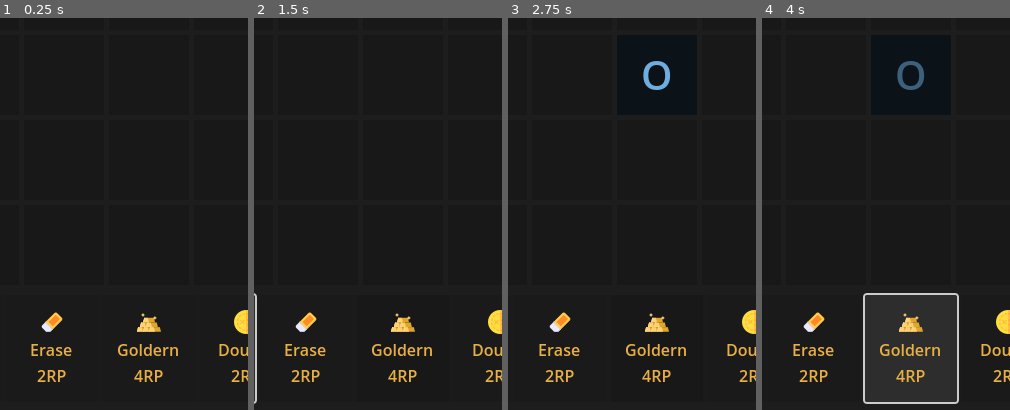
Above: before the commit, frames 1-4 (left to right).
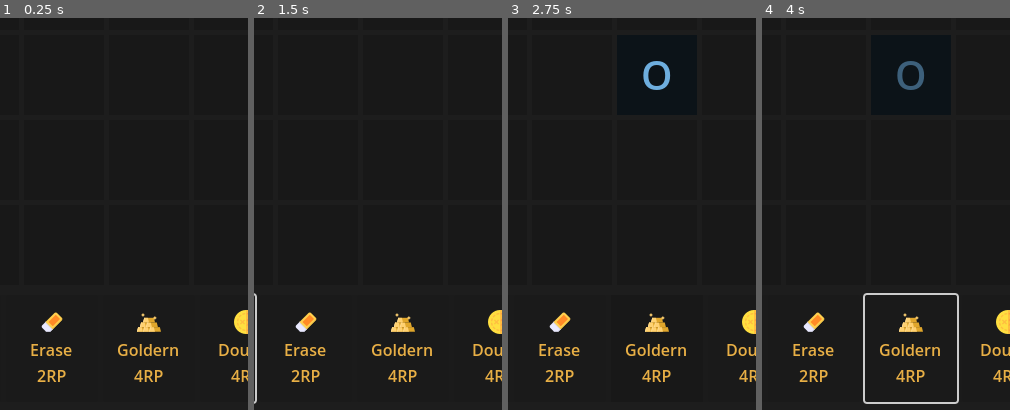
Above: after the commit, the same moments.

Repository: ndikabunder/tic-tac-toe-power-up
Game: Godot game, scene res://game_screen.tscn
The game is run twice, just before and just after one commit, with the same random seed, the same clock (stepped at 60 frames per second) and the same inputs.
Inputs (mouse positions are % of the whole screen's width and height, from its top left):
- Up to frame 1 (0.25 s): no input
- Up to frame 2 (1.5 s): click (16, 36) at 0.5 s; click (11, 92) at 1.27 s
- Up to frame 3 (2.75 s): click "X" at 2 s
- Up to frame 4 (4 s): click (33, 36) at 2.75 s; click (50, 92) at 3.52 s
The pictures show only the part of the screen within x 20-70%, y 50-100%; the shares and areas given below are measured in that part.

The runs differ from the first frame. In frame 1, less than 0.1% of the frame differs, in the area x 93-97%, y 89-93%; in frame 2, less than 0.1%; in frame 3, less than 0.1%; in frame 4, less than 0.1%.

Commit message:
Penentuan pemenang menggunakan RP

Diff:
--- a/game_screen.gd
+++ b/game_screen.gd
@@ -146,10 +146,7 @@
 
 # Fungsi ini sekarang jauh lebih bersih, hanya sebagai "router"
 func _on_cell_pressed(index):
-	# --- Pengecekan Bot ---
-	if is_bot_thinking or (is_bot_active and current_turn == Player.O):
-		return  # Jangan lakukan apa-apa jika bot sedang mikir atau giliran bot
-	# ---------------------------
+	# Pengecekan input sekarang ditangani dengan menonaktifkan tombol di update_ui()
 
 	# 1. Cek Shield dulu (prioritas tertinggi)
 	if index == shielded_cell:
@@ -301,7 +298,13 @@
 	if check_for_win():
 		end_game(current_turn)
 	elif not "" in board_state:
-		end_game(null)  # null = Seri
+		# Papan penuh, tentukan pemenang berdasarkan RP
+		if player_rp[Player.X] > player_rp[Player.O]:
+			end_game(Player.X, true) # Player X menang via RP
+		elif player_rp[Player.O] > player_rp[Player.X]:
+			end_game(Player.O, true) # Player O menang via RP
+		else:
+			end_game(null) # RP sama, hasil tetap seri
 	else:
 		switch_turn()
 
@@ -379,14 +382,17 @@
 
 
 # Mengakhiri permainan
-func end_game(winner_player):  # Menggunakan enum Player, 'null' jika seri
+func end_game(winner_player, win_by_rp = false):  # Menggunakan enum Player, 'null' jika seri
 	game_active = false
 	win_screen.visible = true
 
 	if winner_player == null:
 		win_label.text = "PERMAINAN SERI!"
 	else:
-		win_label.text = "PLAYER " + get_player_symbol_str(winner_player) + " MENANG!"
+		var win_text = "PLAYER " + get_player_symbol_str(winner_player) + " MENANG!"
+		if win_by_rp:
+			win_text = "PLAYER " + get_player_symbol_str(winner_player) + " MENANG!\n(RP Terbanyak)"
+		win_label.text = win_text
 
 
 # Me-reset game ke status awal
@@ -433,10 +439,14 @@
 	player_o_rp_label.text = "RP: " + str(player_rp[Player.O])
 	turn_indicator.text = "Giliran: " + get_player_symbol_str(current_turn)
 
+	# Tentukan apakah pemain bisa berinteraksi
+	var can_player_interact = game_active and not is_bot_thinking and not (is_bot_active and current_turn == Player.O)
+
 	# 2. Update Tampilan Papan (25 Tombol)
 	var cell_index = 0
 	for cell_button in game_board.get_children():
 		if cell_button is Button:
+			cell_button.disabled = not can_player_interact
 			cell_button.text = board_state[cell_index]
 			var symbol = board_state[cell_index]
 			cell_button.text = symbol
@@ -476,11 +486,11 @@
 
 	# 4. Update Tombol Power-Up (menggunakan helper get_current_player_rp)
 	var current_rp = get_current_player_rp()
-	powerup_buttons[PowerUpState.SHIELD].disabled = current_rp < SHIELD_COST
-	powerup_buttons[PowerUpState.ERASE].disabled = current_rp < ERASE_COST
-	powerup_buttons[PowerUpState.GOLDEN].disabled = current_rp < GOLDEN_COST
-	powerup_buttons[PowerUpState.DOUBLE_1].disabled = current_rp < DOUBLE_COST
-	powerup_buttons[PowerUpState.SWAP_1].disabled = current_rp < SWAP_COST
+	powerup_buttons[PowerUpState.SHIELD].disabled = not can_player_interact or current_rp < SHIELD_COST
+	powerup_buttons[PowerUpState.ERASE].disabled = not can_player_interact or current_rp < ERASE_COST
+	powerup_buttons[PowerUpState.GOLDEN].disabled = not can_player_interact or current_rp < GOLDEN_COST
+	powerup_buttons[PowerUpState.DOUBLE_1].disabled = not can_player_interact or current_rp < DOUBLE_COST
+	powerup_buttons[PowerUpState.SWAP_1].disabled = not can_player_interact or current_rp < SWAP_COST
 
 
 # ===================================================================
@@ -504,10 +514,7 @@
 
 
 func _on_powerup_shield_pressed():
-	# --- Pengecekan Bot ---
-	if is_bot_thinking or (is_bot_active and current_turn == Player.O):
-		return
-	# ---------------------------
+	# Pengecekan input sekarang ditangani dengan menonaktifkan tombol di update_ui()
 	if not _can_activate_powerup(PowerUpState.SHIELD):
 		return
 	if get_current_player_rp() < SHIELD_COST:
@@ -518,10 +525,7 @@
 
 
 func _on_powerup_erase_pressed():
-	# --- [DIPERBAIKI] Pengecekan Bot ---
-	if is_bot_thinking or (is_bot_active and current_turn == Player.O):
-		return
-	# ---------------------------
+	# Pengecekan input sekarang ditangani dengan menonaktifkan tombol di update_ui()
 	if not _can_activate_powerup(PowerUpState.ERASE):
 		return
 	if get_current_player_rp() < ERASE_COST:
@@ -532,10 +536,7 @@
 
 
 func _on_powerup_golden_pressed():
-	# --- [DIPERBAIKI] Pengecekan Bot ---
-	if is_bot_thinking or (is_bot_active and current_turn == Player.O):
-		return
-	# ---------------------------
+	# Pengecekan input sekarang ditangani dengan menonaktifkan tombol di update_ui()
 	if not _can_activate_powerup(PowerUpState.GOLDEN):
 		return
 	if get_current_player_rp() < GOLDEN_COST:
@@ -546,10 +547,7 @@
 
 
 func _on_powerup_double_pressed():
-	# --- [DIPERBAIKI] Pengecekan Bot ---
-	if is_bot_thinking or (is_bot_active and current_turn == Player.O):
-		return
-	# ---------------------------
+	# Pengecekan input sekarang ditangani dengan menonaktifkan tombol di update_ui()
 
 	# Logika batal sedikit beda
 	if active_power_up == PowerUpState.DOUBLE_1 or active_power_up == PowerUpState.DOUBLE_2:
@@ -573,10 +571,7 @@
 
 
 func _on_powerup_swap_pressed():
-	# --- [DIPERBAIKI] Pengecekan Bot ---
-	if is_bot_thinking or (is_bot_active and current_turn == Player.O):
-		return
-	# ---------------------------
+	# Pengecekan input sekarang ditangani dengan menonaktifkan tombol di update_ui()
 
 	# Logika batal juga beda
 	if active_power_up == PowerUpState.SWAP_1 or active_power_up == PowerUpState.SWAP_2:
@@ -604,20 +599,11 @@
 
 # Fungsi untuk menonaktifkan/mengaktifkan input pemain
 func _set_board_interactive(is_interactive):
-	# Nonaktifkan semua sel papan
-	for cell_button in game_board.get_children():
-		if cell_button is Button:
-			cell_button.disabled = not is_interactive
-
-	# Nonaktifkan semua tombol power-up
-	# Kita bisa nonaktifkan semua saat bot mikir
-	for button in powerup_buttons.values():
-		button.disabled = not is_interactive
-
-	# Saat mengaktifkan kembali, panggil update_ui()
-	# agar disabilitas tombol power-up sesuai RP
-	if is_interactive:
-		update_ui()
+	# Logika disabilitas tombol sekarang terpusat di update_ui()
+	# Fungsi ini sekarang hanya pemicu untuk update.
+	# Argumen is_interactive secara implisit digunakan di dalam update_ui
+	# melalui variabel state seperti is_bot_thinking dan current_turn.
+	update_ui()
 
 
 # 1. Memulai giliran bot
@@ -706,7 +692,7 @@
 
 # 4. HELPER AI: Mencari langkah terbaik dengan evaluasi papan
 func _find_best_move(player):
-	var best_score = -1
+	var best_score = -10000  # Inisialisasi dengan skor yang sangat rendah
 	var best_move = -1
 	var empty_cells = []
 
@@ -755,7 +741,7 @@
 		var is_blocked = false
 
 		for i in range(WIN_STREAK):
-			var r = (start_index / BOARD_SIZE) + dir[0] * i
+			var r = int(start_index / BOARD_SIZE) + dir[0] * i
 			var c = (start_index % BOARD_SIZE) + dir[1] * i
 
 			if r < 0 or r >= BOARD_SIZE or c < 0 or c >= BOARD_SIZE:
@@ -797,6 +783,7 @@
 		if erase_target != -1:
 			# Pastikan target bukan Golden Mark
 			if "G" not in board_state[erase_target]:
+				status_label.text = "Bot menggunakan power-up ERASE!"
 				print("BOT: Menggunakan ERASE pada sel %d" % erase_target)
 				_execute_erase(erase_target)
 				# Setelah erase, giliran langsung berganti.
@@ -810,14 +797,10 @@
 		if shield_target != -1:
 			# Pastikan selnya kosong
 			if board_state[shield_target] == "":
+				status_label.text = "Bot menggunakan power-up SHIELD!"
 				print("BOT: Menggunakan SHIELD pada sel %d" % shield_target)
 				_execute_shield(shield_target)
-				# Shield tidak mengakhiri giliran, jadi bot harus melangkah lagi.
-				# Kita bisa panggil _execute_bot_turn() lagi atau cukup tempatkan bidak.
-				# Untuk simpelnya, kita coba tempatkan bidak di tempat lain.
-				var move = _find_best_move(Player.O)
-				if move != -1:
-					_handle_normal_click(move)
+				# Menggunakan Shield mengakhiri giliran Bot.
 				return true # Aksi berhasil
 
 	# Strategi 3: Gunakan GOLDEN untuk mengamankan kemenangan
@@ -826,6 +809,7 @@
 		var golden_target = _find_line_to_complete(Player.O, WIN_STREAK - 1)
 		if golden_target != -1:
 			if board_state[golden_target] == "":
+				status_label.text = "Bot menggunakan power-up GOLDEN!"
 				print("BOT: Menggunakan GOLDEN pada sel %d" % golden_target)
 				_execute_golden(golden_target)
 				return true # Aksi berhasil
@@ -854,14 +838,15 @@
 				if is_threatening:
 					board_state[i] = original_symbol # Kembalikan
 					# Pilih salah satu bidak dari baris tersebut untuk dihapus
-					return cells[randi() % cells.size()]
+					if not cells.is_empty():
+						return cells[randi() % cells.size()]
 
 			board_state[i] = original_symbol # Kembalikan
 	return -1
 
 # 9. HELPER AI: Menganalisa ancaman pada satu titik
 func _analyze_threat_at(index, player, streak_needed):
-	var r = index / BOARD_SIZE
+	var r = int(index / BOARD_SIZE)
 	var c = index % BOARD_SIZE
 	var player_symbol = get_player_symbol_str(player)
 
--- a/game_screen.tscn
+++ b/game_screen.tscn
@@ -429,7 +429,7 @@
 layout_mode = 2
 theme_override_colors/font_color = Color(0.9098039, 0.6862745, 0.27058825, 1)
 text = "Double
-2RP"
+4RP"
 horizontal_alignment = 1
 vertical_alignment = 1
 
